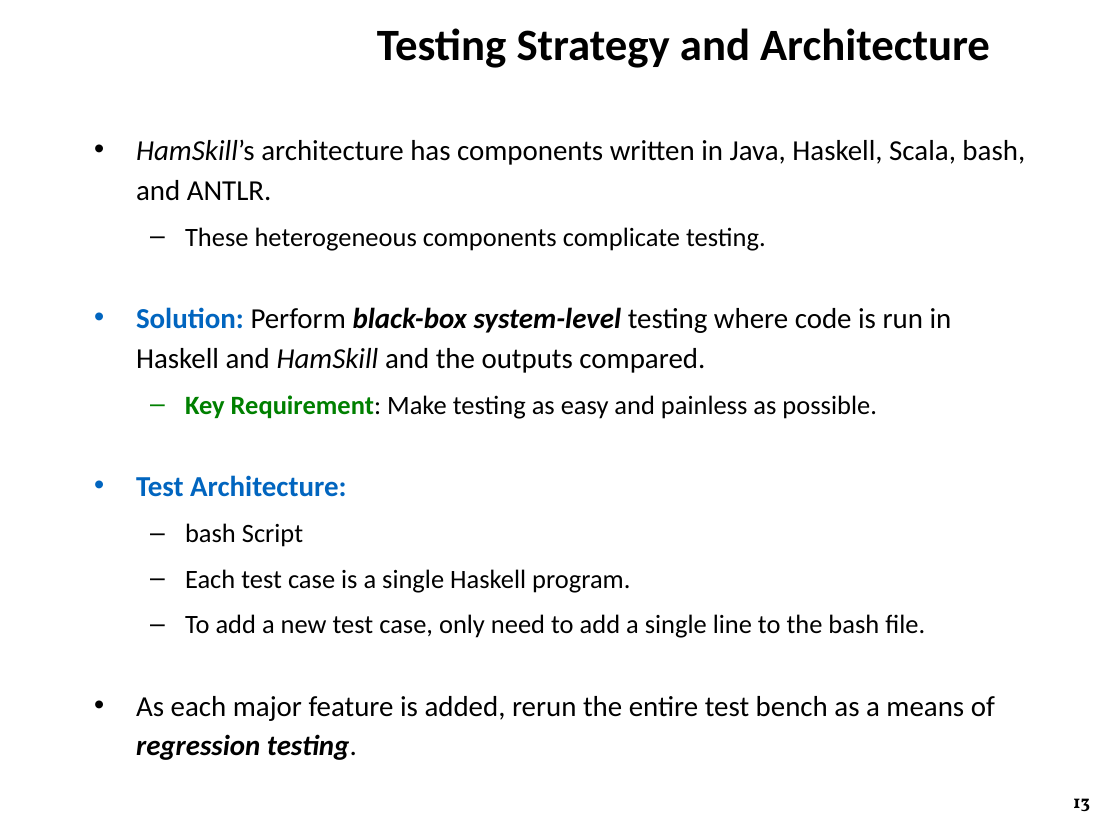
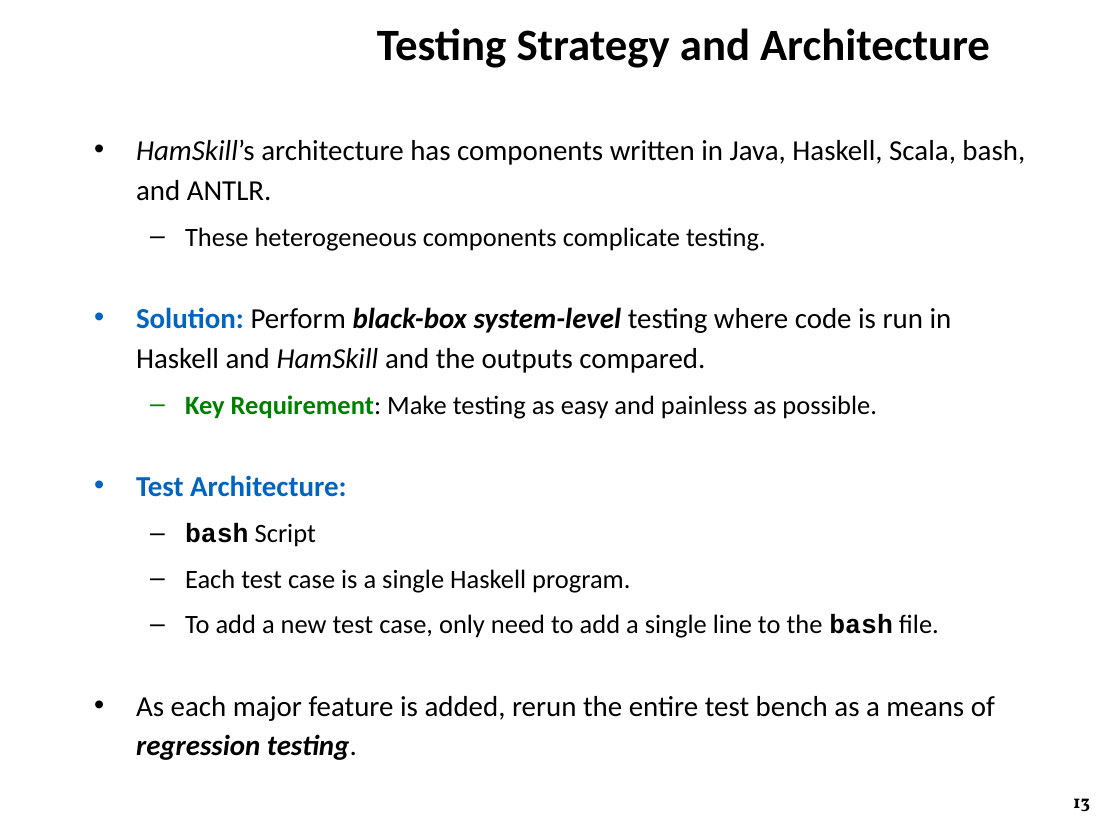
Before and after one commit to ZaydH/CS252, a slide deck: slide 13 of Project/Project_Presentation/Zayd_Hammoudeh_-_HamSkill_Run_Haskell_Anywhere.pptx. Drawn at 1120x840 pixels with LibreOffice and Linux fonts; fonts in the diff are those of the drawing; background and template pictures are left out. Boxes give left, top, right and bottom in pixels: in the first picture for what was removed or moved away, otherwise in the second. Text is boxed around its words. In the diff, an @@ line names an element or a change of style, - is before the commit and + after.

```diff
--- a/Project/Project_Presentation/Zayd_Hammoudeh_-_HamSkill_Run_Haskell_Anywhere.pptx
+++ b/Project/Project_Presentation/Zayd_Hammoudeh_-_HamSkill_Run_Haskell_Anywhere.pptx
@@ text at [185, 524, 939, 638]: font Calibri to Courier New, bold on in "bash", "bash" @@
```
Also in this commit, not shown: 3 other slides changed.
